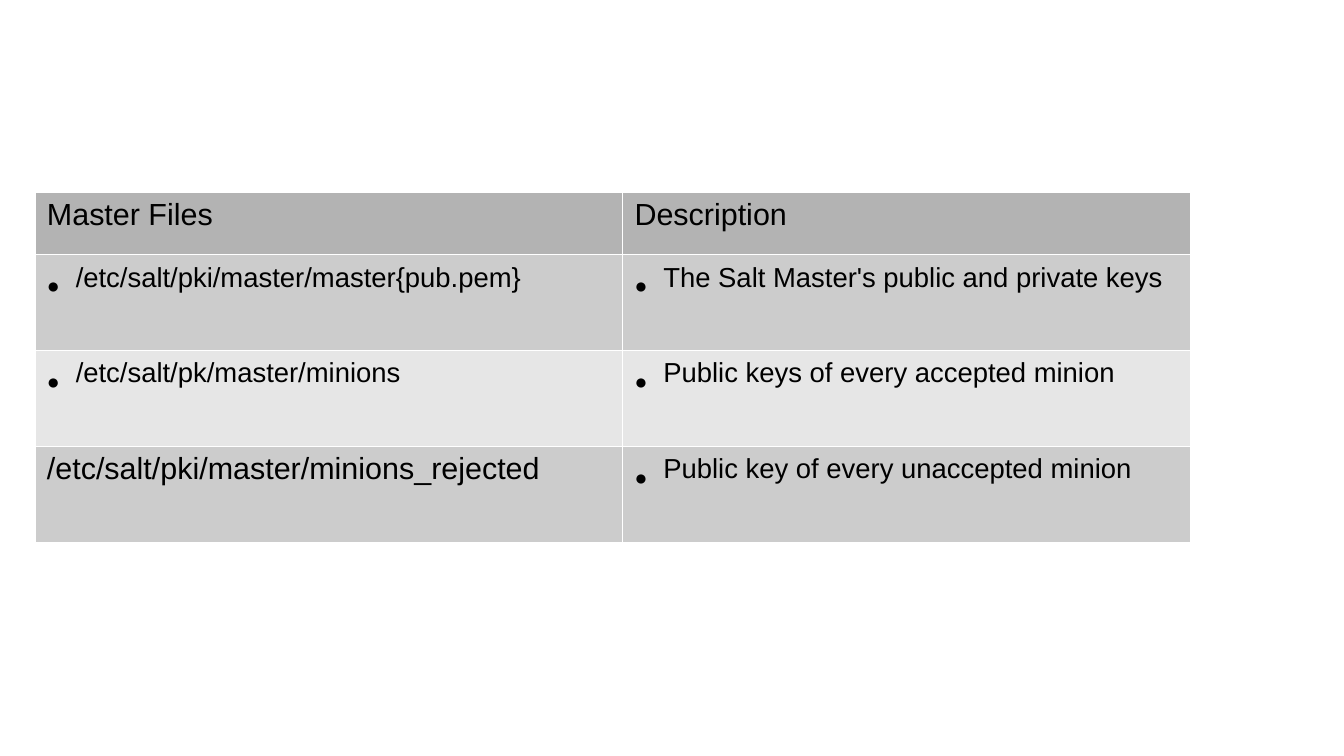
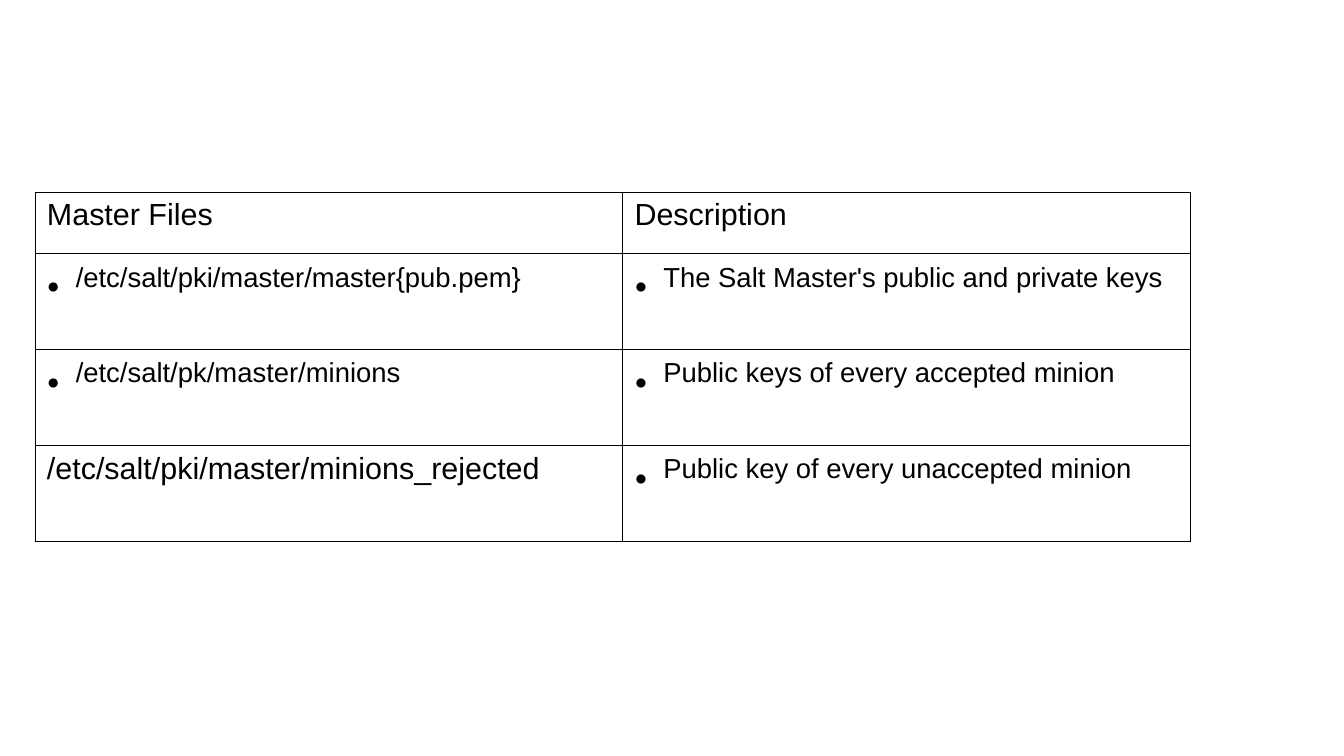
Before and after one commit to redmage123/Introduction-to-Saltstack, a slide deck: slide 44 of docs/Introduction-to-saltstack.odp. Drawn at 1344x756 pixels with LibreOffice and Linux fonts; fonts in the diff are those of the drawing; background and template pictures are left out. Boxes give left, top, right and bottom in pixels: in the first picture for what was removed or moved away, otherwise in the second. Text is boxed around its words. In the diff, an @@ line names an element or a change of style, - is before the commit and + after.

```diff
--- a/docs/Introduction-to-saltstack.odp
+++ b/docs/Introduction-to-saltstack.odp
@@ table at [35, 193, 1192, 543] @@
@@ fill #B3B3B3 to none in row 1 @@
@@ fill #CCCCCC to none in 4 cells @@
@@ fill #E6E6E6 to none in row 3 @@
@@ borders changed @@
```
Also in this commit, not shown: 20 other slides changed, 41 slides added, 3 other files.
